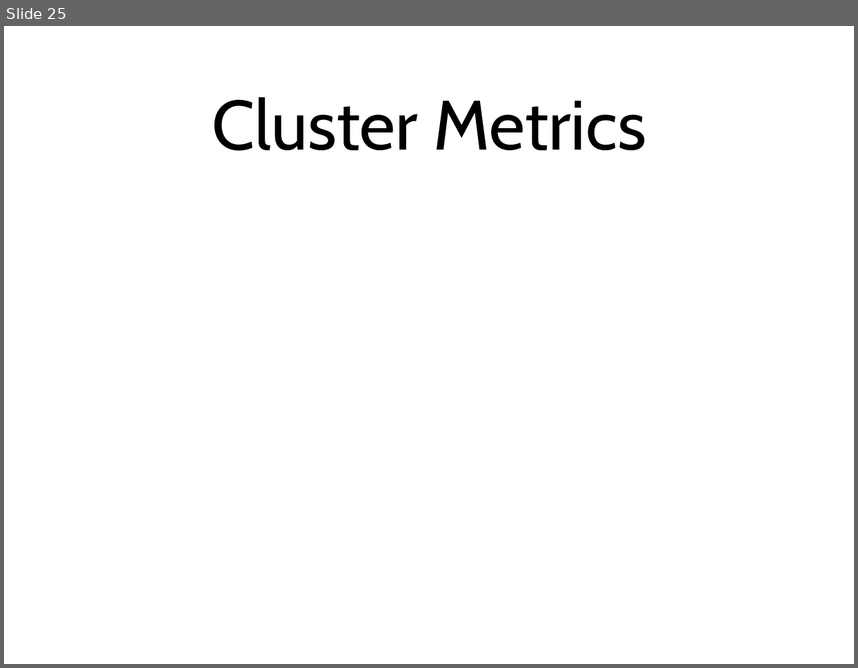
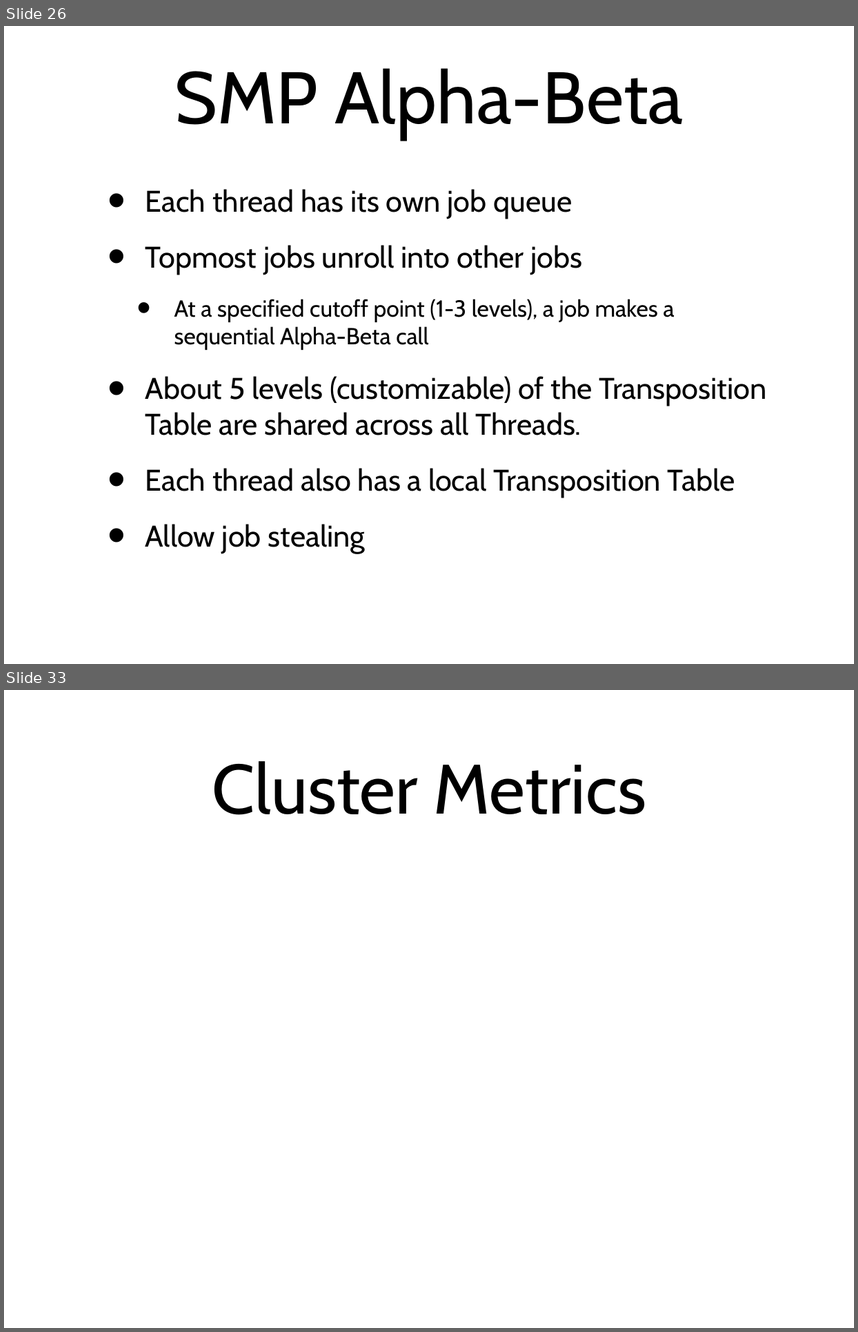
Before and after one commit to amod0017/rit-othello, a slide deck: Othello/other/Othello-Presentation-2.ppt. Shown one above the other, each under a label of ours: slide 25 before the commit, slides 26 and 33 after it; the slides between them are not shown. The pictures are 858x668 and 858x1332 pixels, drawn with LibreOffice and Linux fonts; fonts in the diff are those of the drawing. Boxes give left, top, right and bottom in pixels: in the first picture for what was removed or moved away, otherwise in the second. Text is boxed around its words. In the diff, an @@ line names an element or a change of style, - is before the commit and + after.

```diff
--- a/Othello/other/Othello-Presentation-2.ppt
+++ b/Othello/other/Othello-Presentation-2.ppt
@@ slide 26 added at [4,26,854,664], background #FFFFFF @@
@@ title added at [175,68,683,139], 88 pt, text #000000 @@
+SMP Alpha-Beta
@@ text added at [145,189,767,554], 36 pt, text #000000 @@
+• Each thread has its own job queue
+• Topmost jobs unroll into other jobs
+  • At a specified cutoff point (1-3 levels), a job makes a sequential Alpha-Beta call
+• About 5 levels (customizable) of the Transposition Table are shared across all Threads.
+• Each thread also has a local Transposition Table
+• Allow job stealing
@@ what was slide 25 is now slide 33 @@
```
Also in this commit, not shown: 11 slides changed, 18 other slides added, 11 slides removed.
